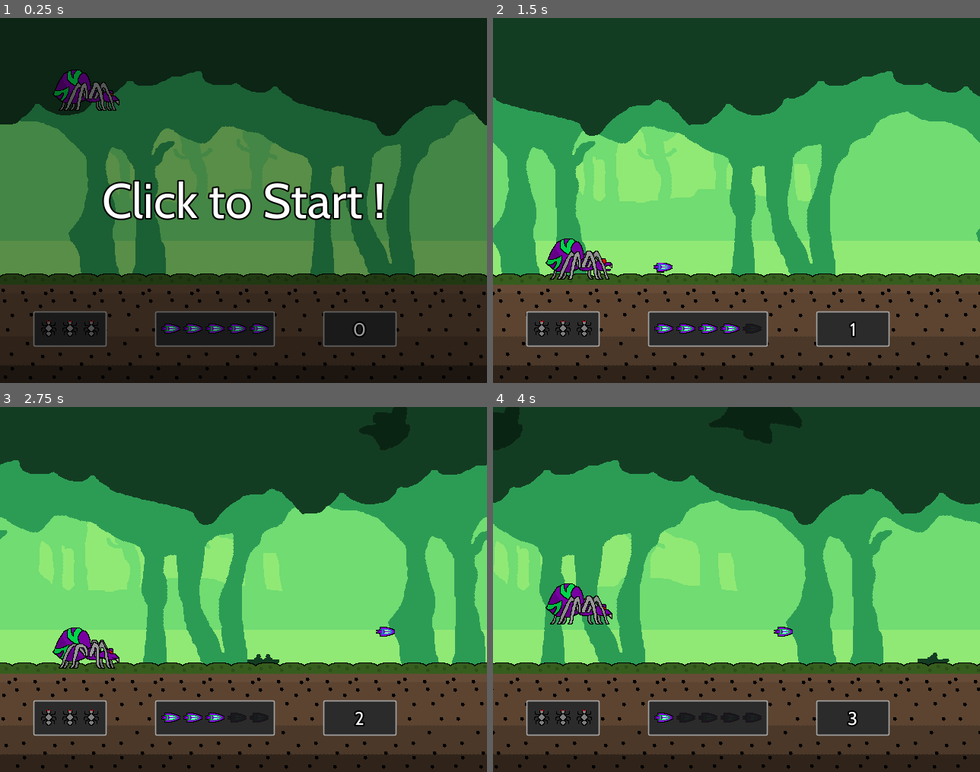
Above: before the commit, frames 1-4 (two rows, left to right).
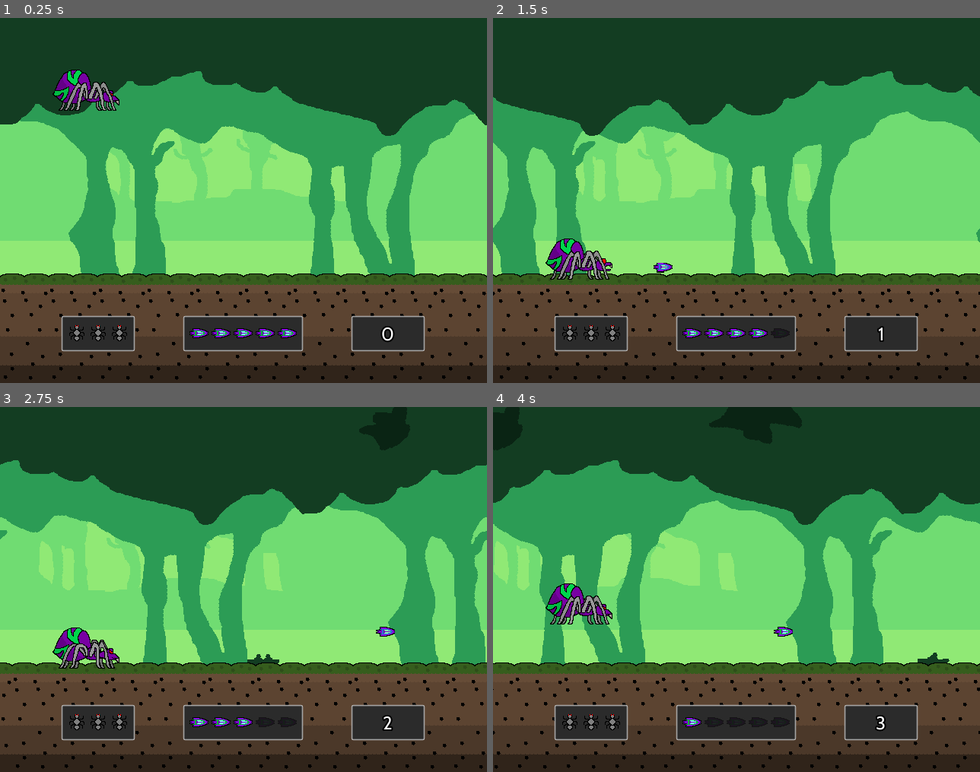
Above: after the commit, the same moments.

Repository: Gravedigger7789/spider-scramble
Game: Godot game, scene res://src/Level/Sandbox1.tscn
The game is run twice, just before and just after one commit, with the same random seed, the same clock (stepped at 60 frames per second) and the same inputs.
Inputs:
- Up to frame 1 (0.25 s): no input
- Up to frame 2 (1.5 s): tap Enter at 0.5 s; hold Z (attack) 0.53-1.28 s; tap Up (jump) at 0.77 s; tap Z (attack) at 1.35 s
- Up to frame 3 (2.75 s): tap Up (jump) at 1.52 s; hold Z (attack) from 2.03 s (still down)
- Up to frame 4 (4 s): release Z (attack) at 2.78 s; tap Z (attack) at 2.85 s; tap Up (jump) at 3.02, 3.77 s; hold Z (attack) from 3.53 s (still down)

The runs differ from the first frame. In frame 1, 68% of the frame differs, in the area x 0-100%, y 14-96%; in frame 2, 5.8%; in frame 3, 5.7%; in frame 4, 5.5%.

Commit message:
Fixed centering

Diff:
--- a/src/GUI/GameGUI.gd
+++ b/src/GUI/GameGUI.gd
@@ -2,9 +2,9 @@
 
 export(NodePath) var player_path
 onready var player: Player = get_node(player_path)
-onready var health_gui = $HBoxContainer/PanelContainer/HealthGUI
-onready var ammo_gui = $HBoxContainer/PanelContainer2/AmmoGUI
-onready var score_gui = $HBoxContainer/PanelContainer3/ScoreGUI
+onready var health_gui = $CenterContainer/HBoxContainer/PanelContainer/HealthGUI
+onready var ammo_gui = $CenterContainer/HBoxContainer/PanelContainer2/AmmoGUI
+onready var score_gui = $CenterContainer/HBoxContainer/PanelContainer3/ScoreGUI
 onready var pause_menu = $CanvasLayer/PauseMenu
 onready var game_over_menu = $CanvasLayer/GameOverMenu
 
--- a/src/GUI/GameGUI.tscn
+++ b/src/GUI/GameGUI.tscn
@@ -18,55 +18,63 @@
 "_edit_use_anchors_": false
 }
 
-[node name="HBoxContainer" type="HBoxContainer" parent="."]
-anchor_left = 0.5
+[node name="CenterContainer" type="CenterContainer" parent="."]
+anchor_left = 0.1
 anchor_top = 0.9
-anchor_right = 0.5
+anchor_right = 0.9
 anchor_bottom = 0.9
-margin_left = -276.0
-margin_top = -46.0
-margin_right = 276.0
+margin_left = -20.0
+margin_top = -40.0
+margin_right = 20.0
+__meta__ = {
+"_edit_use_anchors_": false
+}
+
+[node name="HBoxContainer" type="HBoxContainer" parent="CenterContainer"]
+margin_left = 37.0
+margin_right = 514.0
+margin_bottom = 46.0
 custom_constants/separation = 64
 __meta__ = {
 "_edit_use_anchors_": false
 }
 
-[node name="PanelContainer" type="PanelContainer" parent="HBoxContainer"]
+[node name="PanelContainer" type="PanelContainer" parent="CenterContainer/HBoxContainer"]
 margin_right = 96.0
 margin_bottom = 46.0
 __meta__ = {
 "_edit_use_anchors_": false
 }
 
-[node name="HealthGUI" parent="HBoxContainer/PanelContainer" instance=ExtResource( 1 )]
+[node name="HealthGUI" parent="CenterContainer/HBoxContainer/PanelContainer" instance=ExtResource( 1 )]
 margin_left = 8.0
 margin_top = 11.0
 margin_right = 88.0
 margin_bottom = 35.0
 
-[node name="PanelContainer2" type="PanelContainer" parent="HBoxContainer"]
+[node name="PanelContainer2" type="PanelContainer" parent="CenterContainer/HBoxContainer"]
 margin_left = 160.0
-margin_right = 392.0
+margin_right = 317.0
 margin_bottom = 46.0
 __meta__ = {
 "_edit_use_anchors_": false
 }
 
-[node name="AmmoGUI" parent="HBoxContainer/PanelContainer2" instance=ExtResource( 2 )]
+[node name="AmmoGUI" parent="CenterContainer/HBoxContainer/PanelContainer2" instance=ExtResource( 2 )]
 margin_left = 8.0
-margin_top = 8.0
-margin_right = 224.0
-margin_bottom = 38.0
+margin_top = 16.0
+margin_right = 149.0
+margin_bottom = 29.0
 
-[node name="PanelContainer3" type="PanelContainer" parent="HBoxContainer"]
-margin_left = 456.0
-margin_right = 552.0
+[node name="PanelContainer3" type="PanelContainer" parent="CenterContainer/HBoxContainer"]
+margin_left = 381.0
+margin_right = 477.0
 margin_bottom = 46.0
 __meta__ = {
 "_edit_use_anchors_": false
 }
 
-[node name="ScoreGUI" parent="HBoxContainer/PanelContainer3" instance=ExtResource( 7 )]
+[node name="ScoreGUI" parent="CenterContainer/HBoxContainer/PanelContainer3" instance=ExtResource( 7 )]
 margin_left = 8.0
 margin_top = 8.0
 margin_right = 88.0
@@ -76,7 +84,9 @@
 layer = 100
 
 [node name="PauseMenu" parent="CanvasLayer" instance=ExtResource( 4 )]
+visible = false
 
 [node name="MainMenu" parent="CanvasLayer" instance=ExtResource( 6 )]
+visible = false
 
 [node name="GameOverMenu" parent="CanvasLayer" instance=ExtResource( 8 )]
